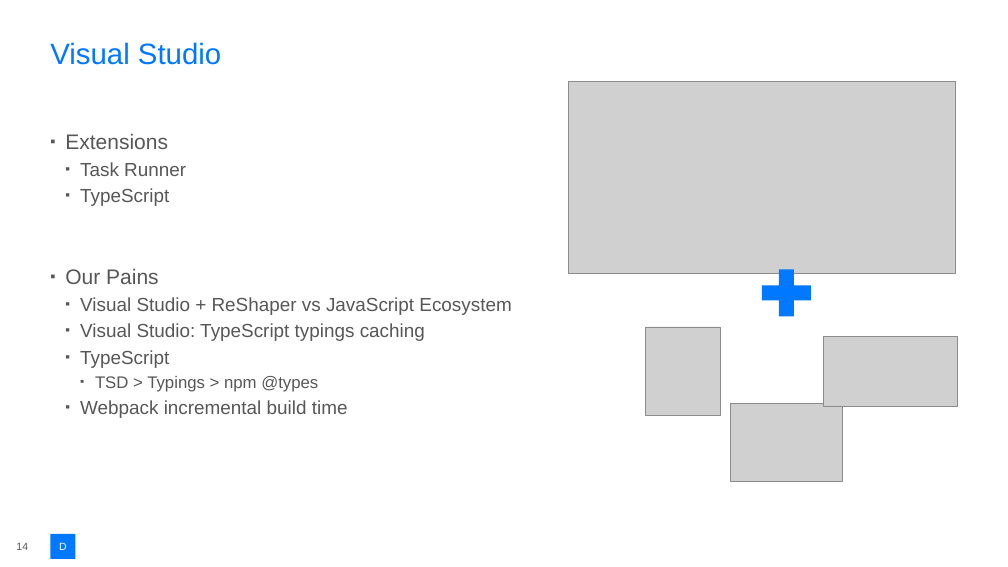
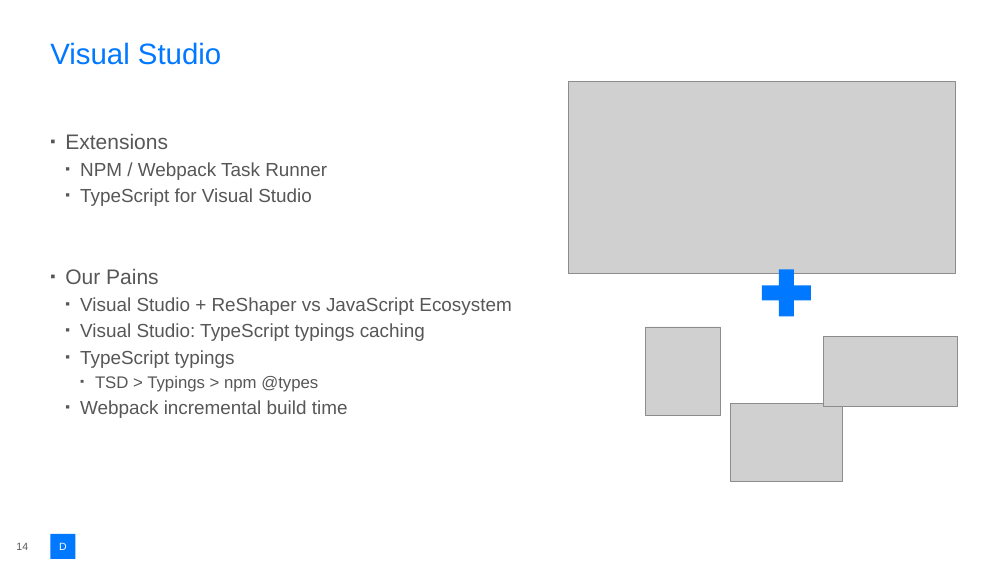
Before and after one commit to rasmuskl/react-webpack-typescript, a slide deck: slide 14 of _notes/Presentation.pptx. Drawn at 1008x567 pixels with LibreOffice and Linux fonts; fonts in the diff are those of the drawing; grey boxes stand for pictures; background and template pictures are left out. Boxes give left, top, right and bottom in pixels: in the first picture for what was removed or moved away, otherwise in the second. Text is boxed around its words. In the diff, an @@ line names an element or a change of style, - is before the commit and + after.

Commit message:
Updated presentation.

```diff
--- a/_notes/Presentation.pptx
+++ b/_notes/Presentation.pptx
@@ text at (80,162,327,206): text changed @@
-  ▪ Task Runner
-  ▪ TypeScript
+  ▪ NPM / Webpack Task Runner
+  ▪ TypeScript for Visual Studio
@@ text at (80,350,235,368): text changed @@
-  ▪ TypeScript
+  ▪ TypeScript typings
```
Also in this commit, not shown: 1 other slide changed.
